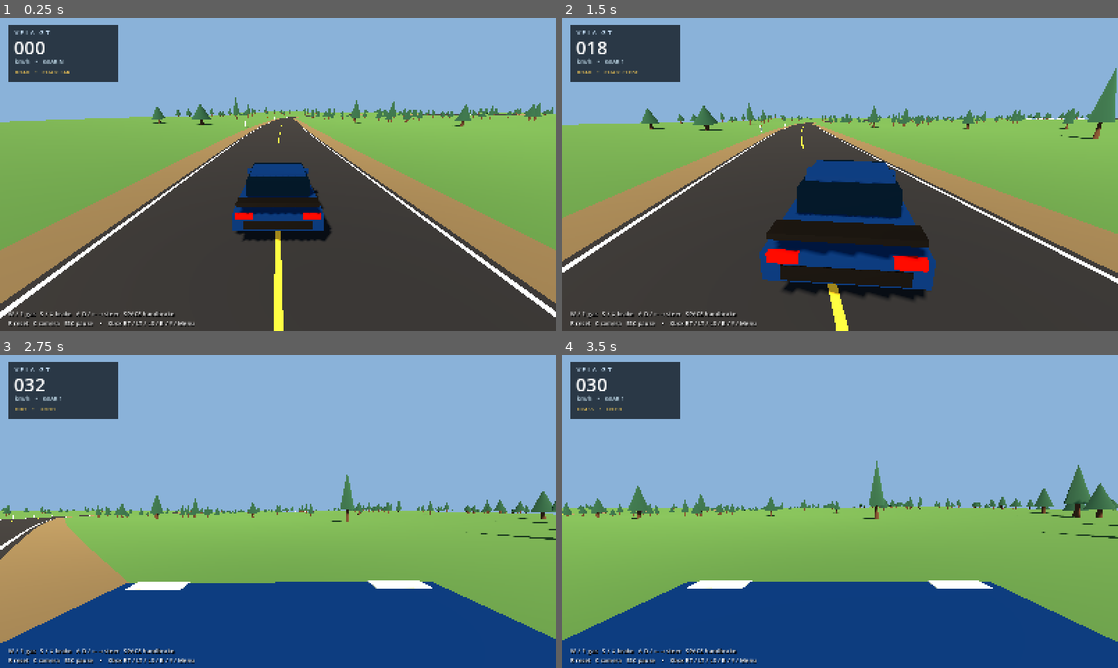
Above: before the commit, frames 1-4 (two rows, left to right).
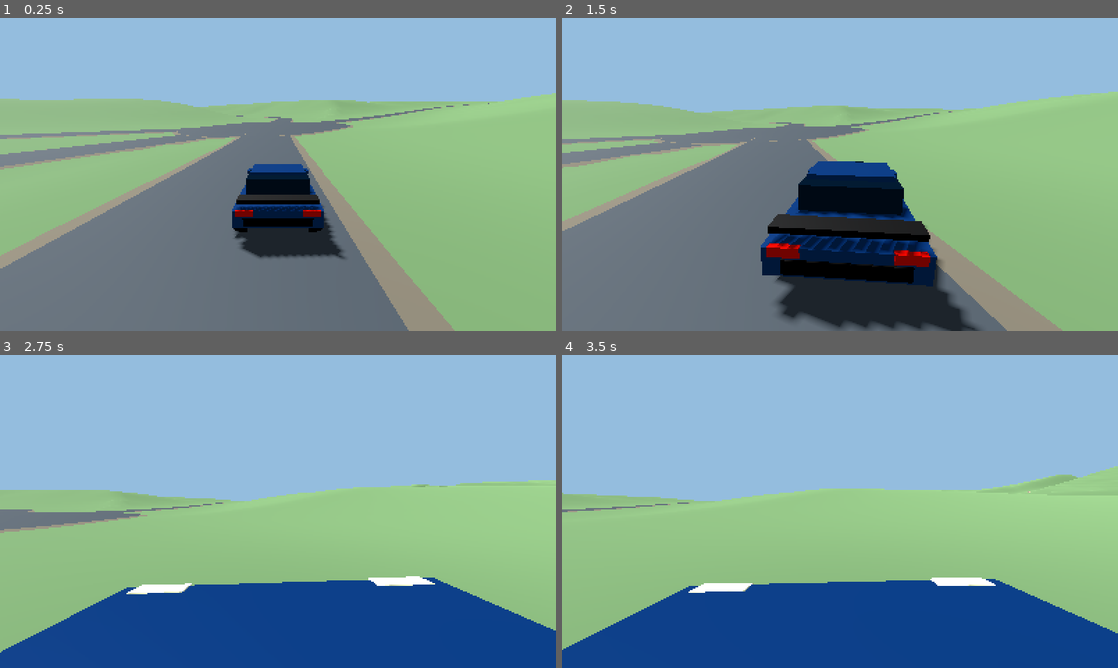
Above: after the commit, the same moments.

Repository: Anshuman-Arun/driving-game
Game: Godot game, scene res://scenes/free_roam/aster_valley.tscn
Two runs of this game, one before a commit and one after it. Both use one fixed random seed, a clock stepped at 60 frames per second and the inputs below. Before the commit the project starts from res://scenes/bootstrap/main.tscn.
Inputs (mouse positions are in pixels of both pictures, inside the frame that each line leads up to):
- Up to frame 1 (0.25 s): no input
- Up to frame 2 (1.5 s): tap Enter at 0.5 s; move the mouse to (962, 158) at 0.52 s; hold D (drive_right) 0.53-1.25 s; hold W (drive_throttle) 0.53-1.25 s; tap C (drive_camera) at 0.6 s; click (962, 158) at 0.67 s; drag from (728, 190) to (812, 237) at 1.27 s
- Up to frame 3 (2.75 s): move the mouse to (333, 442) at 2.02 s; hold D (drive_right) from 2.03 s (still down); hold W (drive_throttle) from 2.03 s (still down); tap C (drive_camera) at 2.1 s
- Up to frame 4 (3.5 s): release D (drive_right) at 2.75 s; release W (drive_throttle) at 2.75 s; drag from (812, 574) to (673, 464) at 2.77 s

The runs differ from the first frame. In frame 1, 75% of the frame differs, in the area x 0-100%, y 2-100%; in frame 2, 71%; in frame 3, 39%; in frame 4, 39%.

Commit message:
Drive the Vela GT on the canonical Aster Valley world

Diff:
--- a/modules/world_runtime/src/mesh_builder.gd
+++ b/modules/world_runtime/src/mesh_builder.gd
@@ -97,7 +97,8 @@
 		arr[Mesh.ARRAY_INDEX] = indices
 	return arr
 
-func _attach_mesh(parent: Node3D, label: String, mesh: ArrayMesh, material_count: int) -> void:
+func _attach_mesh(parent: Node3D, label: String, mesh: ArrayMesh, material_count: int,
+		surface: String) -> void:
 	if mesh.get_surface_count() == 0:
 		return
 	var instance := MeshInstance3D.new()
@@ -108,6 +109,7 @@
 	if make_colliders:
 		var body := StaticBody3D.new()
 		body.name = label + "_Collision"
+		body.set_meta("world_surface", surface)
 		parent.add_child(body)
 		var shape := CollisionShape3D.new()
 		shape.shape = mesh.create_trimesh_shape()
@@ -192,7 +194,7 @@
 			var mesh := ArrayMesh.new()
 			mesh.add_surface_from_arrays(Mesh.PRIMITIVE_TRIANGLES, _new_arrays(v, n, uv, ind))
 			mesh.surface_set_material(0, materials["terrain"])
-			_attach_mesh(parent, "Terrain_%d_%d" % [ix0, iz0], mesh, 1)
+			_attach_mesh(parent, "Terrain_%d_%d" % [ix0, iz0], mesh, 1, "terrain")
 			stats["terrain_chunks"] += 1
 			stats["terrain_vertices"] += vert_count
 			stats["terrain_triangles"] += (depth * width * 2)
@@ -309,7 +311,7 @@
 	mesh.add_surface_from_arrays(Mesh.PRIMITIVE_TRIANGLES,
 		_new_arrays(shoulder_verts, shoulder_norms, shoulder_uv, PackedInt32Array()))
 	mesh.surface_set_material(1, materials["shoulder"])
-	_attach_mesh(parent, "Road_" + road["id"], mesh, 2)
+	_attach_mesh(parent, "Road_" + road["id"], mesh, 2, surface)
 	stats["physical_corridors"] += 1
 	stats["road_vertices"] += pavement_verts.size() + shoulder_verts.size()
 	stats["road_triangles"] += (pavement_verts.size() + shoulder_verts.size()) / 3
@@ -476,7 +478,7 @@
 			mesh.add_surface_from_arrays(Mesh.PRIMITIVE_TRIANGLES, _new_arrays(skirt_verts, skirt_norms, skirt_uvs, PackedInt32Array()))
 			mesh.surface_set_material(1, materials["shoulder"])
 			surf_count = 2
-		_attach_mesh(parent, "Junction_" + junction, mesh, surf_count)
+		_attach_mesh(parent, "Junction_" + junction, mesh, surf_count, group_surfaces[junction])
 		stats["junction_pads"] += 1
 		stats["turn_paths_covered"] += int(turn_counts[junction])
 		stats["junction_vertices"] += vertices.size() + skirt_verts.size()
--- a/project.godot
+++ b/project.godot
@@ -1,10 +1,10 @@
 ; Engine configuration file.
-; Aster Valley P0/P1 self-contained driving prototype.
+; Aster Valley vehicle and canonical world integration.
 config_version=5
 
 [application]
-config/name="Aster Valley — Driving Test"
-run/main_scene="res://scenes/bootstrap/main.tscn"
+config/name="Aster Valley — Free Roam"
+run/main_scene="res://scenes/free_roam/aster_valley.tscn"
 config/features=PackedStringArray("4.7", "GLTF", "Forward Plus")
 
 [display]
--- /dev/null
+++ b/scenes/free_roam/aster_valley.tscn
@@ -0,0 +1,28 @@
+[gd_scene load_steps=4 format=3]
+
+[ext_resource type="Script" path="res://scripts/integration/aster_valley_drive.gd" id="1_drive"]
+[ext_resource type="Script" path="res://modules/world_runtime/src/world_runtime.gd" id="2_world"]
+
+[sub_resource type="Environment" id="Environment_valley"]
+background_mode = 1
+background_color = Color(0.58, 0.74, 0.87, 1)
+ambient_light_source = 2
+ambient_light_color = Color(0.75, 0.82, 0.87, 1)
+ambient_light_energy = 0.65
+
+[node name="AsterValleyFreeRoam" type="Node3D"]
+script = ExtResource("1_drive")
+
+[node name="WorldRuntime" type="Node3D" parent="."]
+script = ExtResource("2_world")
+build_on_ready = false
+build_full_world = true
+
+[node name="WorldEnvironment" type="WorldEnvironment" parent="."]
+environment = SubResource("Environment_valley")
+
+[node name="Sun" type="DirectionalLight3D" parent="."]
+rotation = Vector3(-0.96, -0.52, 0)
+light_energy = 1.2
+shadow_enabled = true
+directional_shadow_max_distance = 180.0
--- /dev/null
+++ b/scripts/integration/aster_valley_drive.gd
@@ -0,0 +1,167 @@
+extends Node3D
+## Free roam boot using the canonical map and the Core vehicle implementation.
+
+const WorldRuntime = preload("res://modules/world_runtime/src/world_runtime.gd")
+const ALDER_START := Vector3(-575.0, 0.0, 545.0)
+const JUNCTION_CLEARANCE_M := 26.0
+const SPAWN_HEIGHT_M := 0.58
+const WHEEL_FOOTPRINT := [
+	Vector3(-0.88, 0.0, -1.36), Vector3(0.88, 0.0, -1.36),
+	Vector3(-0.88, 0.0, 1.35), Vector3(0.88, 0.0, 1.35),
+]
+const SURFACE_GROUPS := {"terrain": "Grass", "asphalt": "Road", "gravel": "Dirt"}
+
+@onready var world: WorldRuntime = $WorldRuntime
+var vehicle_body: Vehicle
+var adapter: VehicleAdapter
+var camera: DrivingChaseCamera
+var load_ms := 0
+
+var _controls := DriveInput.new()
+var _lane_spans: Array[PackedVector3Array] = []
+var _bounds: Rect2
+var _reset_requested := false
+var _camera_requested := false
+var _reset_cooldown := 0.0
+
+func _ready() -> void:
+	var started := Time.get_ticks_msec()
+	process_mode = Node.PROCESS_MODE_ALWAYS
+	DriveInput.install()
+	if not world.build_world():
+		push_error("Aster Valley could not load: " + world.error_message)
+		get_tree().quit(1)
+		return
+
+	for node in world.generated_root.find_children("*", "StaticBody3D", true, false):
+		node.add_to_group(SURFACE_GROUPS[node.get_meta("world_surface")])
+	var bounds: Dictionary = world.get_world_metadata()["bounds"]
+	_bounds = Rect2(bounds["min_x"], bounds["min_z"],
+		bounds["max_x"] - bounds["min_x"], bounds["max_z"] - bounds["min_z"])
+	_collect_lane_spans(world.get_road_graph()["lanes"])
+
+	# Let the physics server register the generated bodies before querying the road.
+	await get_tree().physics_frame
+	var start: Variant = find_road_pose(ALDER_START, Vector3.RIGHT)
+	if start == null:
+		push_error("Aster Valley has no valid road spawn.")
+		get_tree().quit(1)
+		return
+	vehicle_body = PlayerCarFactory.create()
+	vehicle_body.process_mode = Node.PROCESS_MODE_PAUSABLE
+	vehicle_body.transform = start
+	add_child(vehicle_body)
+	adapter = VehicleAdapter.new(vehicle_body)
+	adapter.reset_to(start)
+
+	camera = DrivingChaseCamera.new()
+	camera.name = "ChaseCamera"
+	camera.process_mode = Node.PROCESS_MODE_PAUSABLE
+	add_child(camera)
+	camera.setup(vehicle_body)
+	camera.far = 3000.0
+	load_ms = Time.get_ticks_msec() - started
+	print("Aster Valley ready in %d ms at %s" % [load_ms, start.origin])
+
+func _process(_delta: float) -> void:
+	if adapter == null:
+		return
+	if Input.is_action_just_pressed("drive_pause"):
+		get_tree().paused = not get_tree().paused
+	if Input.is_action_just_pressed("drive_reset"):
+		_reset_requested = true
+	if not get_tree().paused and Input.is_action_just_pressed("drive_camera"):
+		_camera_requested = true
+
+func _physics_process(delta: float) -> void:
+	if adapter == null:
+		return
+	_reset_cooldown = maxf(0.0, _reset_cooldown - delta)
+	var p := vehicle_body.global_position
+	if _reset_cooldown == 0.0 and (
+		_reset_requested or not _bounds.has_point(Vector2(p.x, p.z)) or p.y < 0.0
+	):
+		respawn()
+		_reset_cooldown = 0.5
+	_reset_requested = false
+	if get_tree().paused:
+		return
+	if _camera_requested:
+		_camera_requested = false
+		camera.cycle()
+	var input := _controls.sample()
+	adapter.set_drive_input(input["steer"], input["throttle"], input["brake"], input["handbrake"])
+
+func respawn() -> void:
+	var pose: Variant = find_road_pose(vehicle_body.global_position, -vehicle_body.global_basis.z)
+	if pose != null:
+		adapter.reset_to(pose)
+		camera.snap_to_vehicle()
+
+func _collect_lane_spans(lanes: Array) -> void:
+	for lane: Dictionary in lanes:
+		if not String(lane["id"]).begins_with("lane_"):
+			continue
+		var points := PackedVector3Array()
+		var offsets := PackedFloat32Array()
+		var length := 0.0
+		for xyz: Array in lane["points"]:
+			var point := Vector3(xyz[0], xyz[1], xyz[2])
+			if not points.is_empty():
+				length += points[-1].distance_to(point)
+			points.append(point)
+			offsets.append(length)
+		for i in range(points.size() - 1):
+			var begin := maxf(offsets[i], JUNCTION_CLEARANCE_M)
+			var end := minf(offsets[i + 1], length - JUNCTION_CLEARANCE_M)
+			if begin >= end:
+				continue
+			var span := offsets[i + 1] - offsets[i]
+			_lane_spans.append(PackedVector3Array([
+				points[i].lerp(points[i + 1], (begin - offsets[i]) / span),
+				points[i].lerp(points[i + 1], (end - offsets[i]) / span),
+			]))
+
+func find_road_pose(near: Vector3, preferred_heading: Vector3) -> Variant:
+	var heading_xz := Vector3(preferred_heading.x, 0.0, preferred_heading.z).normalized()
+	var best_score := INF
+	var best_pose: Variant = null
+	for span in _lane_spans:
+		var delta := span[1] - span[0]
+		var flat := Vector3(delta.x, 0.0, delta.z)
+		var offset := Vector3(near.x - span[0].x, 0.0, near.z - span[0].z)
+		var t := clampf(offset.dot(flat) / flat.length_squared(), 0.0, 1.0)
+		var heading := flat.normalized()
+		# Nearby same-direction lanes win when the candidates are otherwise close.
+		var score := (offset - flat * t).length_squared() + 9.0 * (1.0 - heading.dot(heading_xz))
+		if score >= best_score:
+			continue
+		var pose: Variant = _road_pose(span[0].lerp(span[1], t), heading)
+		if pose != null:
+			best_pose = pose
+			best_score = score
+	return best_pose
+
+func _road_pose(point: Vector3, heading: Vector3) -> Variant:
+	var hit := _cast_road(point)
+	if hit.is_empty():
+		return null
+	var normal: Vector3 = hit.normal
+	var origin: Vector3 = hit.position
+	var basis := Basis.looking_at(heading.slide(normal), normal)
+	for wheel_offset: Vector3 in WHEEL_FOOTPRINT:
+		var wheel_point := origin + basis * wheel_offset
+		var wheel_hit := _cast_road(wheel_point)
+		if wheel_hit.is_empty() or absf(wheel_hit.position.y - wheel_point.y) > 0.18:
+			return null
+	return Transform3D(basis, origin + normal * SPAWN_HEIGHT_M)
+
+func _cast_road(point: Vector3) -> Dictionary:
+	var query := PhysicsRayQueryParameters3D.create(point + Vector3.UP * 3.0,
+		point + Vector3.DOWN * 3.0, 1)
+	var hit := get_world_3d().direct_space_state.intersect_ray(query)
+	if hit.is_empty() or hit.normal.y < 0.94:
+		return {}
+	if hit.collider.is_in_group("Road") or hit.collider.is_in_group("Dirt"):
+		return hit
+	return {}
--- /dev/null
+++ b/tests/integration/vehicle_world.gd
@@ -0,0 +1,305 @@
+extends SceneTree
+## Real vehicle + full world. Use --fixed-fps 60 for headless QA, without it for GPU timing.
+## Graphical capture: -- --capture-dir <existing directory>.
+
+var scene: Node3D
+var car: Vehicle
+var failures := 0
+var _capture_dir := ""
+var _graphical := false
+var _frame_times := PackedFloat64Array()
+var _last_frame_usec := 0
+var _peak_draw_calls := 0
+var _peak_primitives := 0
+var _peak_static_bytes := 0
+var _peak_video_bytes := 0
+var _contact_image: Image
+
+func _initialize() -> void:
+	call_deferred("_run")
+
+func _check(condition: bool, label: String) -> void:
+	if condition:
+		print("PASS ", label)
+	else:
+		failures += 1
+		push_error("FAIL " + label)
+
+func _step(ticks: int) -> void:
+	for tick in ticks:
+		await physics_frame
+
+func _run() -> void:
+	_graphical = DisplayServer.get_name() != "headless"
+	var args := OS.get_cmdline_user_args()
+	var index := args.find("--capture-dir")
+	if index >= 0 and index + 1 < args.size():
+		_capture_dir = args[index + 1]
+	if _graphical:
+		DisplayServer.window_set_vsync_mode(DisplayServer.VSYNC_DISABLED)
+	var started := Time.get_ticks_msec()
+	var main: PackedScene = load(ProjectSettings.get_setting("application/run/main_scene"))
+	scene = main.instantiate()
+	root.add_child(scene)
+	await _step(100)
+	car = scene.get("vehicle_body") as Vehicle
+	if car == null:
+		_check(false, "Vela GT spawned")
+		quit(1)
+		return
+
+	var runtime: Node3D = scene.get("world")
+	var report: Dictionary = runtime.get("report")
+	_check(report.get("full_world", false) and report["terrain_chunks"] == 256
+		and report["physical_corridors"] == 16 and report["junction_pads"] == 11,
+		"canonical full world and every corridor and junction loaded")
+	var bodies := scene.find_children("*", "StaticBody3D", true, false)
+	_check(bodies.size() == 283 and bodies.size() == report["static_colliders"]
+		and scene.find_children("*", "CollisionShape3D", true, false).size() == 284,
+		"one collider per terrain chunk, corridor and pad plus the Vela chassis")
+	for body in bodies:
+		if not body.has_meta("world_surface") or body.get_child_count() != 1:
+			_check(false, "all generated collisions come from the tagged World Runtime")
+			break
+	_check(_contacts("Road") == 4, "four asphalt wheel contacts at Alder spawn")
+	print("LOAD boot_ms=%d first_settled_ms=%d static_bytes=%d video_bytes=%d" % [
+		scene.get("load_ms"), Time.get_ticks_msec() - started,
+		int(Performance.get_monitor(Performance.MEMORY_STATIC)),
+		int(Performance.get_monitor(Performance.RENDER_VIDEO_MEM_USED))])
+	await _capture("01-alder-spawn")
+
+	var graph: Dictionary = runtime.call("get_road_graph")
+	var lanes := {}
+	for lane: Dictionary in graph["lanes"]:
+		lanes[lane["id"]] = lane
+	var junction := PackedVector3Array()
+	junction.append_array(_points(lanes["lane_alder_market_ba"]).slice(-7))
+	junction.append_array(_points(lanes["turn_alder_alder_market_ba__alder_cedar_ab"]).slice(1))
+	junction.append_array(_points(lanes["lane_alder_cedar_ab"]).slice(1, 8))
+	var junction_stats: Dictionary = await _drive(junction, 5.6, "02-alder-junction")
+	_check(junction_stats.get("pad", false), "Vela crosses the actual Alder junction pad")
+
+	var mountain := _points(lanes["lane_pine_ridge_ab"]).slice(52, 71)
+	var uphill_stats: Dictionary = await _drive(mountain, 10.0, "03-mountain-gravel")
+	_check(uphill_stats.get("gain", 0.0) > 14.0 and uphill_stats.get("dirt", false),
+		"Vela climbs the gravel grade under its own power")
+
+	var coast := _points(lanes["lane_valley_lake_ab"]).slice(76, 92)
+	var edge := PackedVector3Array()
+	for i in coast.size():
+		var forward := coast[mini(i + 1, coast.size() - 1)] - coast[maxi(0, i - 1)]
+		var lateral := forward.cross(Vector3.UP).normalized()
+		var offset := 5.6 * pow(sin(PI * float(i) / (coast.size() - 1)), 2.0)
+		edge.append(coast[i] + lateral * offset)
+	var edge_stats: Dictionary = await _drive(edge, 7.2, "04-road-grass-road")
+	_check(edge_stats.get("grass", false) and edge_stats.get("road_reentry", false),
+		"wheel contacts transition from actual asphalt to grass and back")
+	_check(edge_stats.get("grip_step", INF) <= 0.15, "road reentry retains bounded tire grip steps")
+
+	var route_end := car.global_position
+	var wanted: Variant = scene.call("find_road_pose", route_end, -car.global_basis.z)
+	_check(wanted != null, "nearby road respawn candidate found")
+	car.global_position.y -= 12.0
+	car.global_basis = Basis(Vector3.FORWARD, PI)
+	car.linear_velocity = Vector3(0, -2, 0)
+	await _tap("drive_reset")
+	await _step(75)
+	_check(car.global_basis.y.dot(Vector3.UP) > 0.9 and _contacts() == 4
+		and car.global_position.distance_to(route_end) < 12.0 and car.linear_velocity.length() < 3.0,
+		"R rights the vehicle on a nearby drivable surface")
+	car.global_position.x = 1002.0
+	await _step(100)
+	_check(car.global_position.x < 1000.0 and _contacts() == 4, "leaving map bounds recovers to a valid road")
+	var camera: DrivingChaseCamera = scene.get("camera")
+	await _tap("drive_camera")
+	_check(camera.mode == 1, "close chase mode responds to C")
+	await _tap("drive_camera")
+	_check(camera.mode == 2 and car.to_local(camera.global_position).distance_to(Vector3(0, 0.86, -0.92)) < 0.10,
+		"hood mode stays attached to Vela")
+	await _capture("05-hood-after-reset")
+	_report_fps()
+	await _tap("drive_camera")
+	await _stationary_camera()
+	print("Vehicle/world integration failures: ", failures)
+	quit(0 if failures == 0 else 1)
+
+func _stationary_camera() -> void:
+	var camera: DrivingChaseCamera = scene.get("camera")
+	car.set_physics_process(false)
+	car.freeze = true
+	car.reset_physics_interpolation()
+	await _step(65)
+	var before := -camera.global_basis.z
+	var peak := 0.0
+	for direction in ["drive_left", "drive_right", "drive_left"]:
+		Input.action_press(direction)
+		for tick in 24:
+			await physics_frame
+			peak = maxf(peak, rad_to_deg(before.angle_to(-camera.global_basis.z)))
+		Input.action_release(direction)
+	_check(peak < 0.1, "stationary A/D reversals do not pull chase aim")
+	print("CAMERA stationary peak aim change = %.3f deg" % peak)
+
+func _drive(path: PackedVector3Array, speed: float, name: String) -> Dictionary:
+	var forward := path[0].direction_to(path[1])
+	var pose: Variant = scene.call("_road_pose", path[0], forward)
+	if pose == null:
+		_check(false, "valid starting road pose for " + name)
+		return {}
+	var adapter: VehicleAdapter = scene.get("adapter")
+	var camera: DrivingChaseCamera = scene.get("camera")
+	adapter.reset_to(pose)
+	camera.snap_to_vehicle()
+	await _step(75)
+	var start_height := car.global_position.y
+	var route := Curve3D.new()
+	for point in path:
+		route.add_point(Vector3(point.x, 0.0, point.z))
+	var end := route.get_baked_length()
+	var peak_speed := 0.0
+	var ticks := 0
+	var three_wheel_ticks := 0
+	var max_no_contact := 0
+	var no_contact := 0
+	var peak_grip_step := 0.0
+	var prior_grip: Array[float] = []
+	for wheel in car.wheel_array:
+		prior_grip.append(wheel.current_cof)
+	var min_up := 1.0
+	var peak_steer := 0.0
+	var peak_steer_step := 0.0
+	var prior_steer := car.steering_amount
+	var max_cross_track := 0.0
+	var progress := 0.0
+	var pad := false
+	var grass := false
+	var dirt := false
+	var road_reentry := false
+	_contact_image = null
+	var contact_capture_queued := false
+	if _graphical:
+		_last_frame_usec = 0
+		process_frame.connect(_measure_frame)
+	for tick in range(ceili((end / speed + 12.0) * Engine.physics_ticks_per_second)):
+		await physics_frame
+		var p := Vector3(car.global_position.x, 0.0, car.global_position.z)
+		progress = route.get_closest_offset(p)
+		max_cross_track = maxf(max_cross_track, p.distance_to(route.sample_baked(progress)))
+		if progress >= end - 2.0:
+			break
+		ticks += 1
+		var speed_mps := maxf(adapter.get_forward_speed_mps(), 0.0)
+		var target := route.sample_baked(minf(progress + 3.2 + speed_mps * 0.34, end))
+		var car_forward := -car.global_basis.z
+		car_forward.y = 0.0
+		var aim := target - p
+		var yaw_error := car_forward.signed_angle_to(aim, Vector3.UP)
+		var wheel_angle := atan2(2.71 * 2.0 * sin(yaw_error), maxf(aim.length(), 1.0))
+		var steer := clampf(signf(wheel_angle) * pow(absf(wheel_angle) / car.max_steering_angle, 1.0 / car.steering_exponent) * 1.16, -1.0, 1.0)
+		_set_controls(steer, speed - speed_mps)
+		peak_steer = maxf(peak_steer, absf(car.steering_amount))
+		peak_steer_step = maxf(peak_steer_step, absf(car.steering_amount - prior_steer))
+		prior_steer = car.steering_amount
+		peak_speed = maxf(peak_speed, adapter.get_speed_mps() * 3.6)
+		min_up = minf(min_up, car.global_basis.y.dot(Vector3.UP))
+		var contact_count := _contacts()
+		three_wheel_ticks += int(contact_count >= 3)
+		no_contact = no_contact + 1 if contact_count == 0 else 0
+		max_no_contact = maxi(max_no_contact, no_contact)
+		grass = grass or _contacts("Grass") > 0
+		dirt = dirt or _contacts("Dirt") > 0
+		road_reentry = road_reentry or (grass and _contacts("Road") == 4)
+		for i in car.wheel_array.size():
+			var wheel: Wheel = car.wheel_array[i]
+			peak_grip_step = maxf(peak_grip_step, absf(wheel.current_cof - prior_grip[i]))
+			prior_grip[i] = wheel.current_cof
+			if wheel.is_colliding() and str(wheel.get_collider().name).begins_with("Junction_"):
+				pad = true
+		if _graphical and not _capture_dir.is_empty() and not contact_capture_queued:
+			if (name.begins_with("02") and pad) or (name.begins_with("04") and _contacts("Grass") >= 3):
+				contact_capture_queued = true
+				RenderingServer.frame_post_draw.connect(_remember_contact_frame, CONNECT_ONE_SHOT)
+	if _graphical:
+		process_frame.disconnect(_measure_frame)
+	for action in ["drive_left", "drive_right", "drive_throttle", "drive_brake"]:
+		Input.action_release(action)
+	var gain := car.global_position.y - start_height
+	var contact_percent := 100.0 * three_wheel_ticks / maxi(ticks, 1)
+	print("DRIVE %s metres=%.1f/%.1f climb=%.2f m peak=%.1f km/h grounded=%.2f%% max_air_ticks=%d up=%.3f cross_track=%.2f m grip_step=%.3f steer_step=%.3f" % [
+		name, progress, end, gain, peak_speed, contact_percent, max_no_contact, min_up, max_cross_track, peak_grip_step, peak_steer_step])
+	_check(progress >= end - 2.1 and max_cross_track < 4.0, name + " completes the route")
+	_check(contact_percent >= 97.0 and max_no_contact <= 8 and min_up > 0.90,
+		name + " remains upright with stable suspension contact")
+	_check(peak_steer > 0.02 and peak_steer_step < 0.06 and camera.global_transform.is_finite(),
+		name + " steering is responsive and bounded, camera transform stays finite")
+	if _contact_image != null:
+		_check(_contact_image.save_png(_capture_dir.path_join(name + "-contact.png")) == OK,
+			"screenshot during contact " + name)
+	await _capture(name)
+	return {"pad": pad, "dirt": dirt, "grass": grass, "road_reentry": road_reentry,
+		"gain": gain, "grip_step": peak_grip_step}
+
+func _set_controls(steer: float, speed_error: float) -> void:
+	Input.action_release("drive_left")
+	Input.action_release("drive_right")
+	if absf(steer) > 0.005:
+		Input.action_press("drive_left" if steer > 0.0 else "drive_right", absf(steer))
+	Input.action_press("drive_throttle", clampf(0.20 + speed_error * 0.24, 0.0, 1.0))
+	Input.action_press("drive_brake", clampf((-speed_error - 1.2) * 0.24, 0.0, 0.72))
+
+func _points(lane: Dictionary) -> PackedVector3Array:
+	var points := PackedVector3Array()
+	for xyz: Array in lane["points"]:
+		points.append(Vector3(xyz[0], xyz[1], xyz[2]))
+	return points
+
+func _contacts(group := "") -> int:
+	var count := 0
+	for wheel in car.wheel_array:
+		if wheel.is_colliding() and (group.is_empty() or wheel.get_collider().is_in_group(group)):
+			count += 1
+	return count
+
+func _tap(action: StringName) -> void:
+	await process_frame
+	Input.action_press(action)
+	await _step(10)
+	Input.action_release(action)
+
+func _capture(name: String) -> void:
+	if not _graphical or _capture_dir.is_empty():
+		return
+	await RenderingServer.frame_post_draw
+	var image := root.get_texture().get_image()
+	_check(image.save_png(_capture_dir.path_join(name + ".png")) == OK, "screenshot " + name)
+
+func _remember_contact_frame() -> void:
+	_contact_image = root.get_texture().get_image()
+	# Exclude the synchronous capture stall from the rolling render sample.
+	_last_frame_usec = 0
+
+func _measure_frame() -> void:
+	var now := Time.get_ticks_usec()
+	if _last_frame_usec != 0:
+		_frame_times.append((now - _last_frame_usec) / 1000.0)
+	_last_frame_usec = now
+	_peak_draw_calls = maxi(_peak_draw_calls, int(Performance.get_monitor(Performance.RENDER_TOTAL_DRAW_CALLS_IN_FRAME)))
+	_peak_primitives = maxi(_peak_primitives, int(Performance.get_monitor(Performance.RENDER_TOTAL_PRIMITIVES_IN_FRAME)))
+	_peak_static_bytes = maxi(_peak_static_bytes, int(Performance.get_monitor(Performance.MEMORY_STATIC)))
+	_peak_video_bytes = maxi(_peak_video_bytes, int(Performance.get_monitor(Performance.RENDER_VIDEO_MEM_USED)))
+
+func _report_fps() -> void:
+	if _frame_times.is_empty():
+		return
+	_frame_times.sort()
+	var total := 0.0
+	for msec in _frame_times:
+		total += msec
+	var slow_frames := maxi(1, ceili(_frame_times.size() * 0.01))
+	var slow_total := 0.0
+	for i in slow_frames:
+		slow_total += _frame_times[-1 - i]
+	print("PERF %s frames=%d mean_fps=%.1f 1%%_low_fps=%.1f p99_ms=%.2f peak_calls=%d peak_primitives=%d static_MiB=%.1f video_MiB=%.1f" % [
+		root.size, _frame_times.size(), _frame_times.size() * 1000.0 / total,
+		slow_frames * 1000.0 / slow_total, _frame_times[-slow_frames], _peak_draw_calls, _peak_primitives,
+		_peak_static_bytes / 1048576.0, _peak_video_bytes / 1048576.0])
Not shown, added: scripts/integration/aster_valley_drive.gd.uid
Binary file added: tests/integration/screenshots/01-alder-spawn.png
Binary file added: tests/integration/screenshots/02-alder-junction-contact.png
Binary file added: tests/integration/screenshots/03-mountain-gravel.png
Binary file added: tests/integration/screenshots/04-road-grass-road-contact.png
Binary file added: tests/integration/screenshots/05-hood-after-reset.png
Not shown, added: tests/integration/vehicle_world.gd.uid
Not shown, changed: docs/PROJECT_STATUS.md
Not shown, added: tests/integration/VEHICLE_WORLD_QA.md
